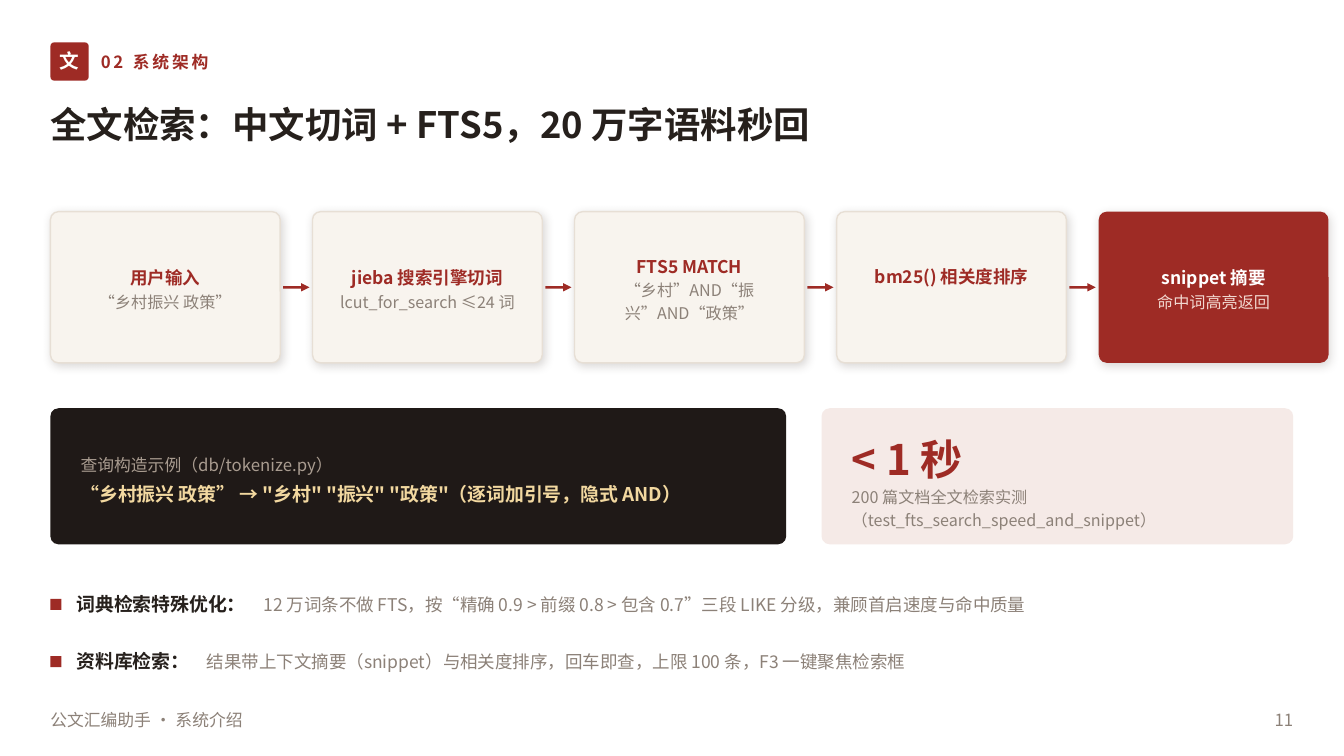
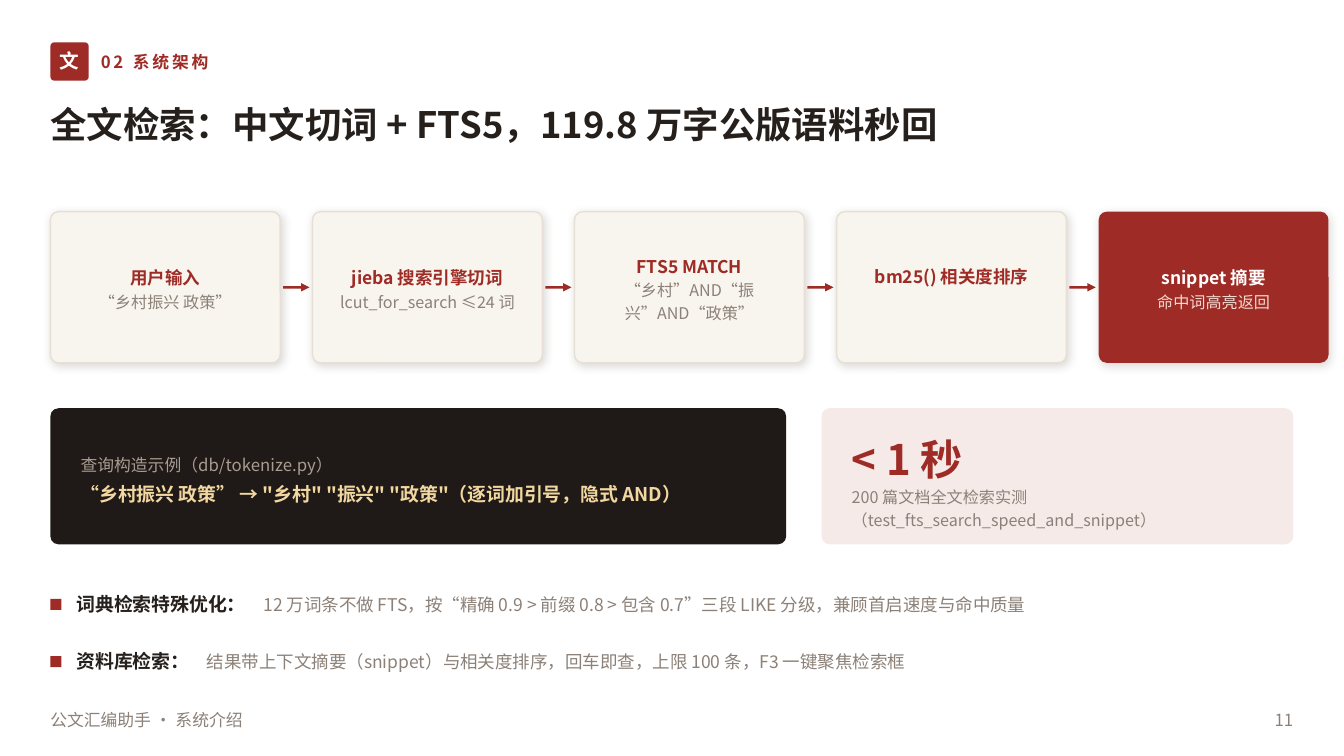
Before and after one commit to lzh745200/gwtool, a slide deck: slide 11 of doc/公文汇编助手-系统介绍.pptx. Drawn at 1344x756 pixels with LibreOffice and Linux fonts; fonts in the diff are those of the drawing. Boxes give left, top, right and bottom in pixels: in the first picture for what was removed or moved away, otherwise in the second. Text is boxed around its words. In the diff, an @@ line names an element or a change of style, - is before the commit and + after.

```diff
--- a/doc/公文汇编助手-系统介绍.pptx
+++ b/doc/公文汇编助手-系统介绍.pptx
@@ text at bbox=[50, 106, 937, 143]: text changed @@
-全文检索：中文切词 + FTS5，20 万字语料秒回
+全文检索：中文切词 + FTS5，119.8 万字公版语料秒回
```
Also in this commit, not shown: 8 other slides changed, 3 slides added, 2 slides removed, 36 other files.
